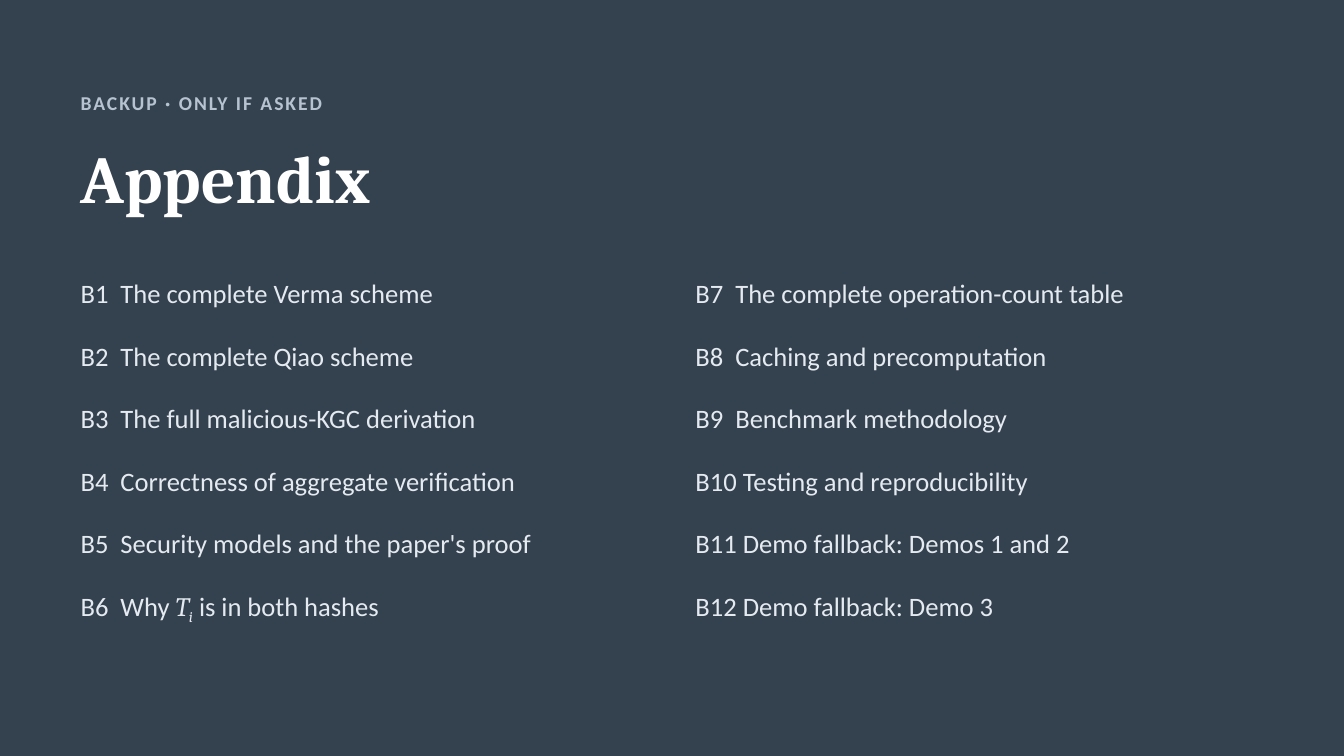
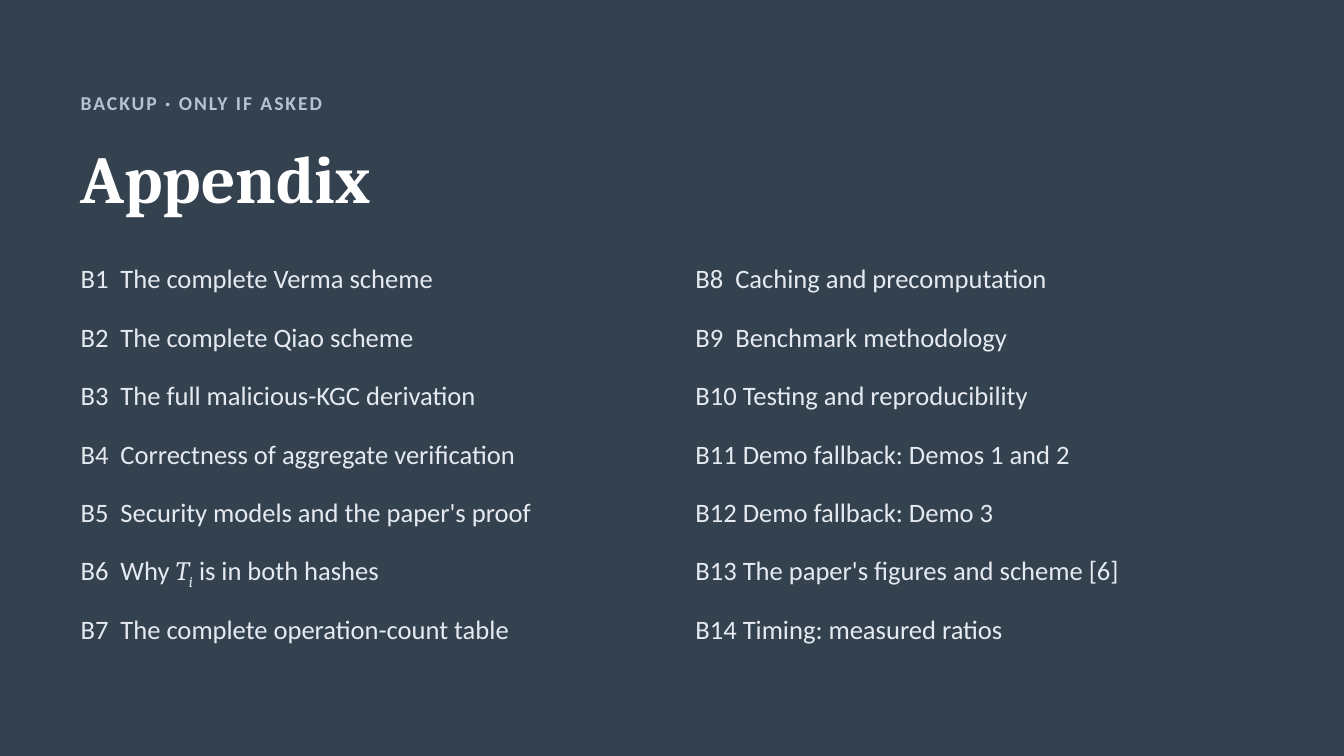
Before and after one commit to Anurag-1205/Certificate-Based-Aggregate-Signature, a slide deck: slide 29 of presentation/CBAS_Interim_Presentation.pptx (slide 34 before the commit). Drawn at 1344x756 pixels with LibreOffice and Linux fonts; fonts in the diff are those of the drawing. Boxes give left, top, right and bottom in pixels: in the first picture for what was removed or moved away, otherwise in the second. Text is boxed around its words. In the diff, an @@ line names an element or a change of style, - is before the commit and + after.

```diff
--- a/presentation/CBAS_Interim_Presentation.pptx
+++ b/presentation/CBAS_Interim_Presentation.pptx
@@ text "B1 The complete Verma scheme": place and size @@
-text "B1 The complete Verma scheme" at box(81, 284, 433, 308)
+text "B1 The complete Verma scheme" at box(81, 269, 433, 293)
@@ text "B8 Caching and precomputation": place and size @@
-text "B8 Caching and precomputation" at box(695, 347, 1046, 371)
+text "B8 Caching and precomputation" at box(695, 269, 1046, 293)
@@ text "B2 The complete Qiao scheme": place and size @@
-text "B2 The complete Qiao scheme" at box(81, 347, 413, 371)
+text "B2 The complete Qiao scheme" at box(81, 328, 413, 352)
@@ text "B9 Benchmark methodology": place and size @@
-text "B9 Benchmark methodology" at box(695, 409, 1007, 433)
+text "B9 Benchmark methodology" at box(695, 328, 1007, 352)
@@ text "B3 The full malicious-KGC derivation": place and size @@
-text "B3 The full malicious-KGC derivation" at box(81, 409, 475, 428)
+text "B3 The full malicious-KGC derivation" at box(81, 386, 475, 405)
@@ text "B10 Testing and reproducibility": place and size @@
-text "B10 Testing and reproducibility" at box(695, 472, 1027, 496)
+text "B10 Testing and reproducibility" at box(695, 386, 1027, 410)
@@ text "B4 Correctness of aggregate verification": place and size @@
-text "B4 Correctness of aggregate verification" at box(81, 472, 514, 496)
+text "B4 Correctness of aggregate verification" at box(81, 445, 514, 469)
@@ text "B11 Demo fallback: Demos 1 ...": place and size @@
-text "B11 Demo fallback: Demos 1 ..." at box(695, 534, 1069, 553)
+text "B11 Demo fallback: Demos 1 ..." at box(695, 445, 1069, 464)
@@ text "B5 Security models and the ...": place and size @@
-text "B5 Security models and the ..." at box(81, 534, 531, 558)
+text "B5 Security models and the ..." at box(81, 503, 531, 527)
@@ text "B12 Demo fallback: Demo 3": place and size @@
-text "B12 Demo fallback: Demo 3" at box(695, 597, 993, 616)
+text "B12 Demo fallback: Demo 3" at box(695, 503, 993, 522)
@@ text "B6 Why Ti is in ...": place and size @@
-text "B6 Why Ti is in ..." at box(81, 597, 379, 621)
+text "B6 Why Ti is in ..." at box(81, 561, 379, 585)
@@ text added at box(695, 561, 1119, 585), 19 pt, text #E4EAF0 @@
+B13 The paper's figures and scheme [6]
@@ text "B7 The complete operation-count table": place and size @@
-text "B7 The complete operation-count table" at box(695, 284, 1124, 308)
+text "B7 The complete operation-count table" at box(81, 620, 509, 644)
@@ text added at box(695, 620, 1002, 644), 19 pt, text #E4EAF0 @@
+B14 Timing: measured ratios
```
Also in this commit, not shown: 26 other slides changed, 2 slides added, 5 slides removed, 58 other files.
